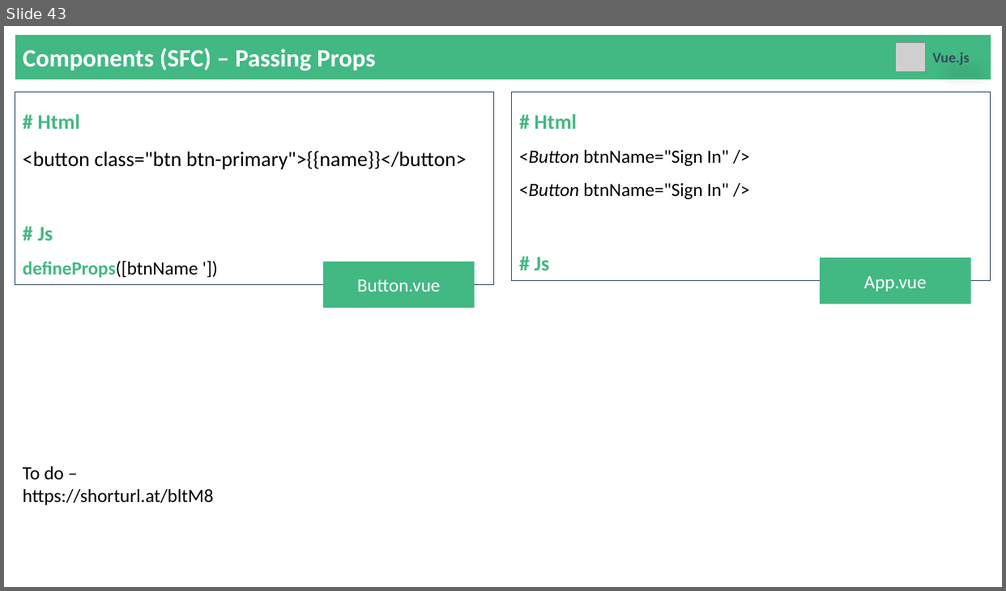
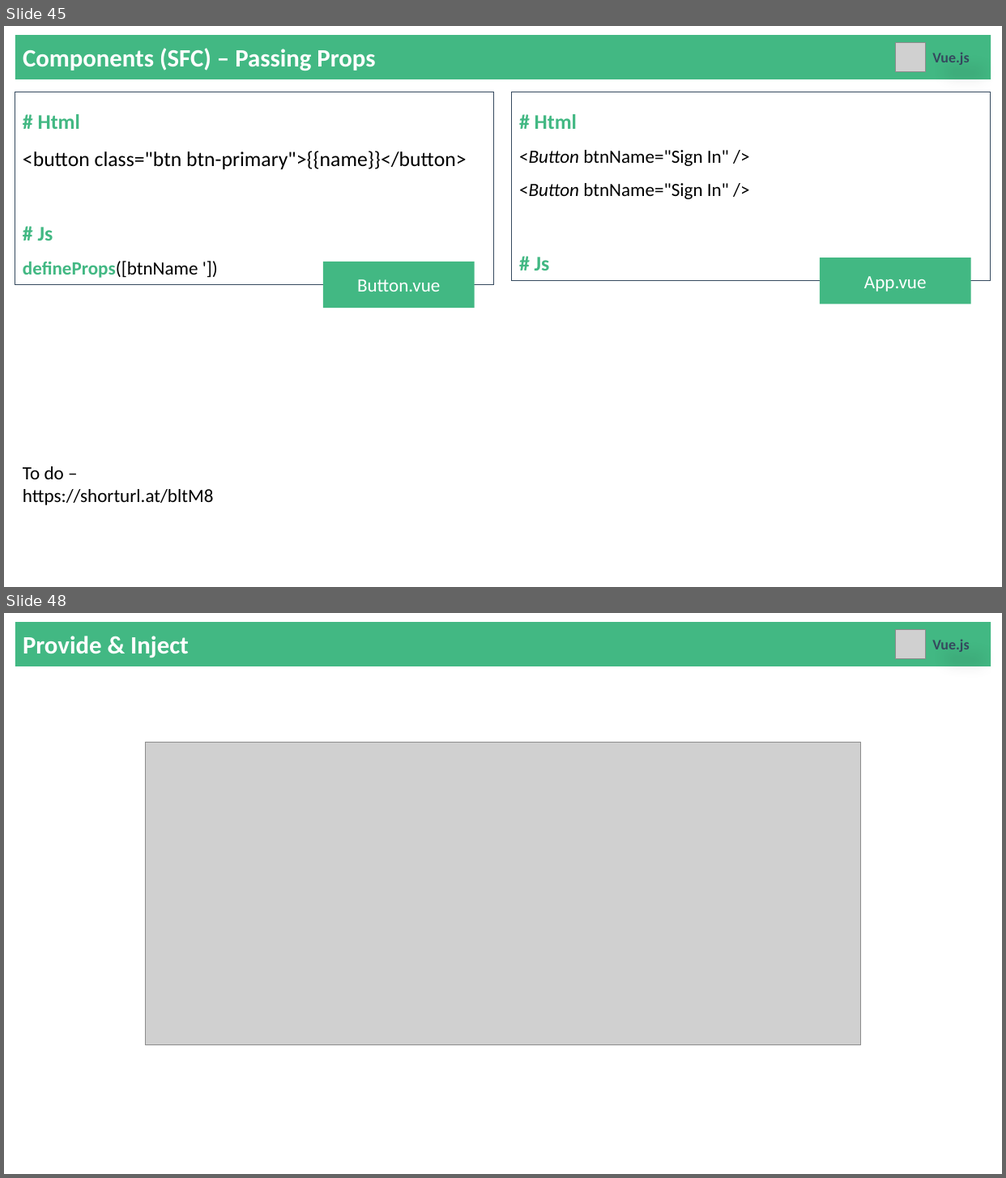
Before and after one commit to YeMyintSoeKMD/vue-creating, a slide deck: 9. Vue.js - Basic to Advance.pptx. Shown one above the other, each under a label of ours: slide 43 before the commit, slides 45 and 48 after it; the slides between them are not shown. The pictures are 1006x591 and 1006x1178 pixels, drawn with LibreOffice and Linux fonts; fonts in the diff are those of the drawing; grey boxes stand for pictures. Boxes give left, top, right and bottom in pixels: in the first picture for what was removed or moved away, otherwise in the second. Text is boxed around its words. In the diff, an @@ line names an element or a change of style, - is before the commit and + after.

```diff
--- a/9. Vue.js - Basic to Advance.pptx
+++ b/9. Vue.js - Basic to Advance.pptx
@@ slide 48 added at [4, 613, 1002, 1174], background #FFFFFF @@
@@ rectangle added at [15, 622, 991, 666], fill #42B883, 24 pt, text #FFFFFF, bold @@
+Provide & Inject
@@ picture added at [896, 629, 926, 659] @@
@@ text added at [932, 639, 969, 652], 14 pt, text #35495E, bold @@
+Vue.js
@@ picture added at [146, 742, 861, 1046] @@
@@ what was slide 43 is now slide 45 @@
```
Also in this commit, not shown: 11 slides changed, 6 other slides added, 10 other files.
